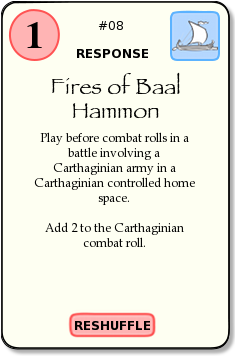
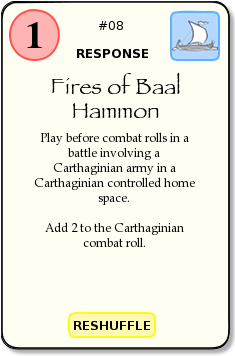
Two versions of the same layered image (235 x 356). Layer-by-layer changes:
moved "reshuffle" above "text", painted on it over bbox(67, 310, 156, 338)
